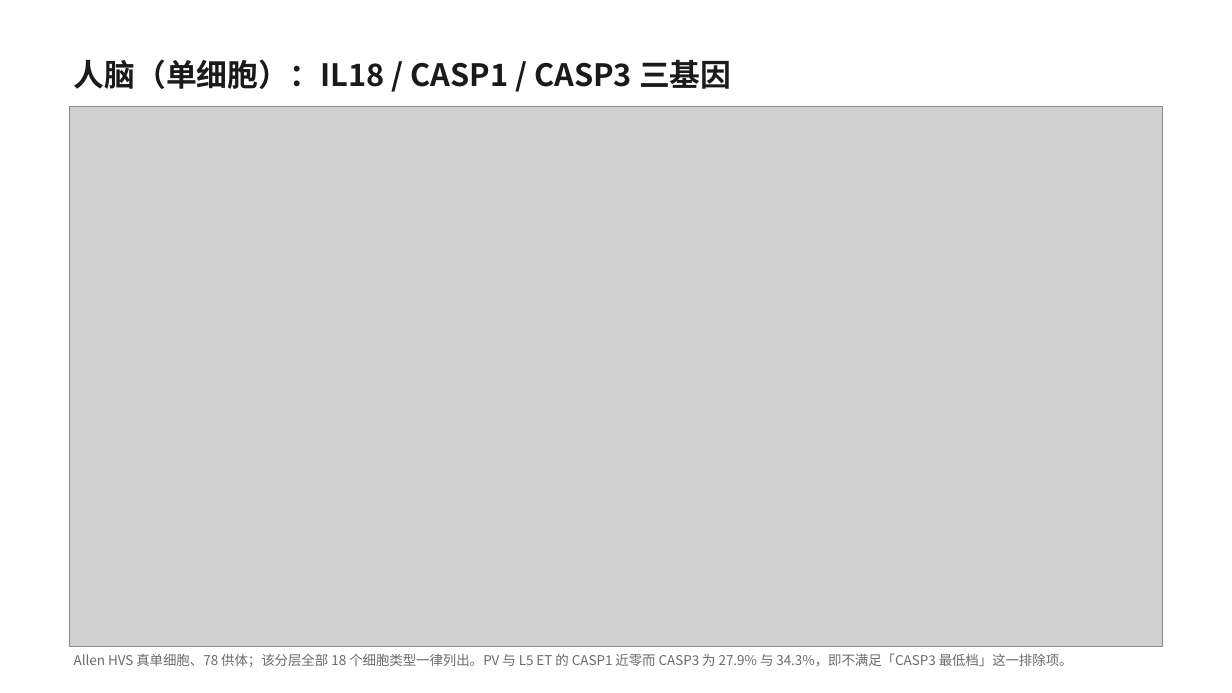
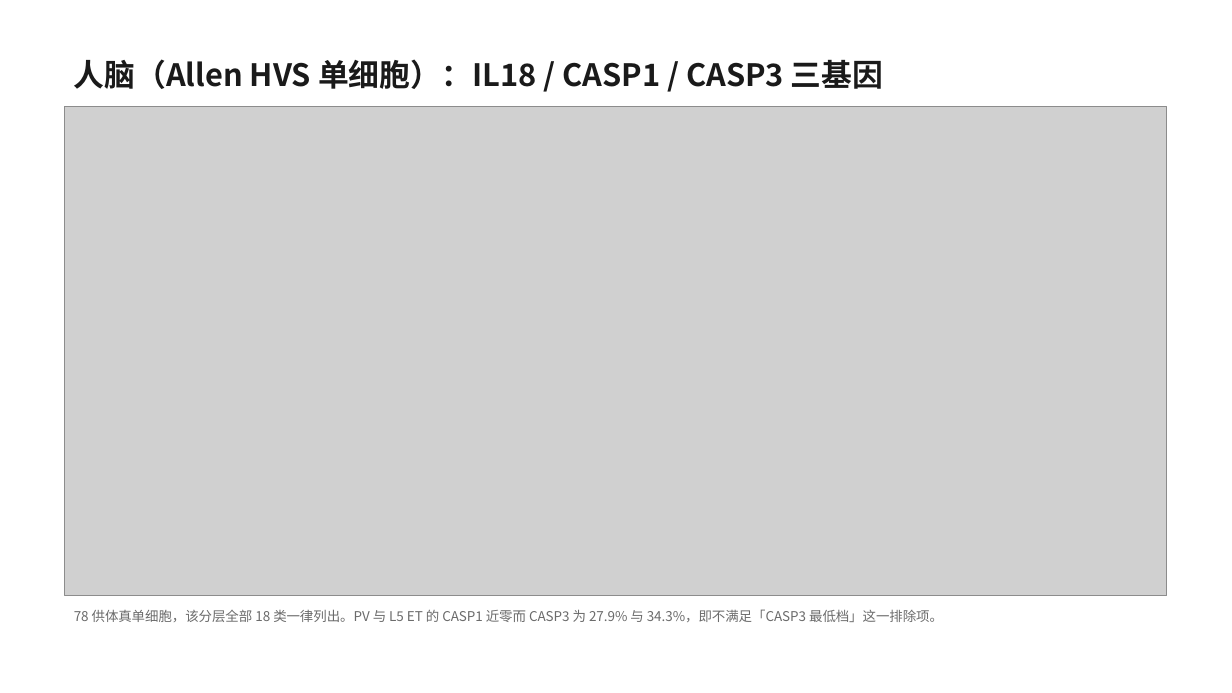
Before and after one commit to 7c96bzczcj-prog/aaa, a slide deck: slide 7 of il18_casp5organ/IL18_CASP_五器官筛选.pptx (slide 4 before the commit). Drawn at 1232x693 pixels with LibreOffice and Linux fonts; fonts in the diff are those of the drawing; grey boxes stand for pictures. Boxes give left, top, right and bottom in pixels: in the first picture for what was removed or moved away, otherwise in the second. Text is boxed around its words. In the diff, an @@ line names an element or a change of style, - is before the commit and + after.

```diff
--- a/il18_casp5organ/IL18_CASP_五器官筛选.pptx
+++ b/il18_casp5organ/IL18_CASP_五器官筛选.pptx
@@ text at bbox=[74, 59, 883, 89]: text changed @@
-人脑（单细胞）：IL18 / CASP1 / CASP3 三基因
+人脑（Allen HVS 单细胞）：IL18 / CASP1 / CASP3 三基因
@@ picture: place and size @@
-picture at bbox=[69, 106, 1163, 647]
+picture at bbox=[65, 106, 1167, 596]
@@ text "78 供体真单细胞，该分层全部 18 类一律列出。PV 与 ..." at bbox=[74, 609, 943, 622]: vertical alignment middle to top @@
@@ text at bbox=[74, 609, 943, 622]: text changed @@
-Allen HVS 真单细胞、78 供体；该分层全部 18 个细胞类型一律列出。PV 与 L5 ET 的 CASP1 近零而 CASP3 为 27.9% 与 34.3%，即不满足「CASP3 最低档」这一排除项。
+78 供体真单细胞，该分层全部 18 类一律列出。PV 与 L5 ET 的 CASP1 近零而 CASP3 为 27.9% 与 34.3%，即不满足「CASP3 最低档」这一排除项。
```
Also in this commit, not shown: 3 other slides changed, 8 slides added, 15 other files.
